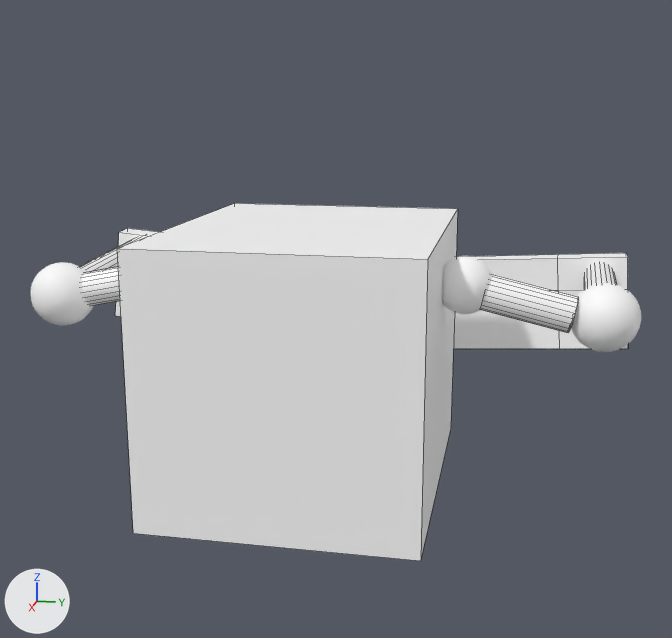
Renders of the FBX model Assets/Character/idle_anim.fbx from each side of a commit.
Before and after are seen from a 50 mm lens placed at (0.0627, 0.0142, 0.0279), pointed at (-0.0037, 0.001, 0.0113). The axes (+X, +Y, +Z) are drawn at lower left. The lights are the same throughout. Mesh edges are drawn as thin lines on the coarser meshes. Where no turn or scale is listed for an object, it has been applied to the vertices.

Objects in the first picture: 'Torso_shape', 'bicep', 'bicep.001', 'elbow', 'elbow.001', 'shoulder.001', 'wrist_shape.001'.
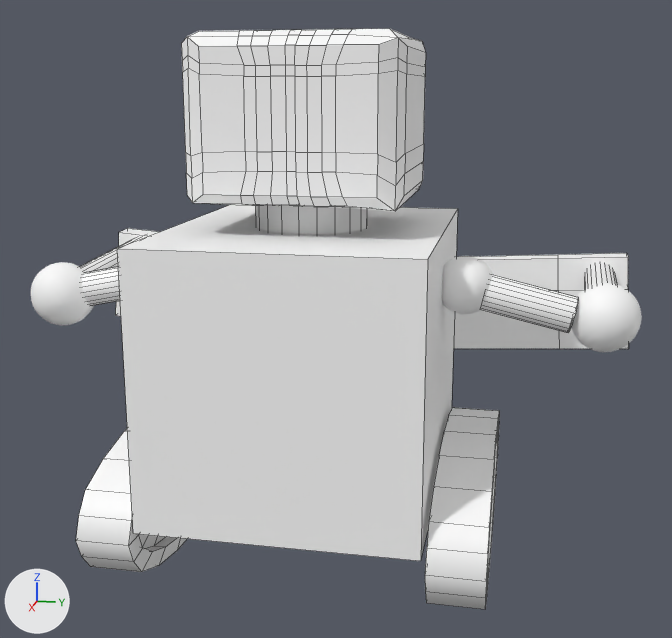
The newer file is also turned or shifted as a whole; pictures and numbers use the older file's frame.

Where the change shows, as pixel boxes [x1, y1, x2, y2] in the pictures (672 x 638 px):
'face_shape', added: after [181, 29, 426, 211]
'left_tyre', added: after [425, 407, 499, 609]
'right_tyre', added: after [76, 429, 187, 572]
'neck_Shape', added: after [256, 205, 367, 234]

The edits, one by one:
Mesh me_mesh_014 is new.
It has 122 vertices, 140 faces and spans x -0.0121..0.0119, y -0.0018..0.0018, z -0.0047..0.0047.
It uses material mat_lambert4 (its picture is missing).
Mesh me_mesh_011 is new.
It is a 20-sided cylinder along z spanning x -0.00386..0.00386, y -0.00386..0.00386, z -0.005..0.005.
It uses material mat_lambert4 (its picture is missing).
Mesh me_mesh_012 is new.
It has 268 vertices, 266 faces and spans x -0.00647..0.00647, y -0.00706..0.00706, z -0.00534..0.00544.
It uses material mat_lambert4 (its picture is missing).
Mesh me_mesh_013 is new.
It has 122 vertices, 140 faces and spans x -0.0119..0.0121, y -0.0018..0.0018, z -0.0047..0.0047.
It uses material mat_lambert4 (its picture is missing).
Object 'left_tyre' (ob_left_tyre) is new; it shows me_mesh_014.
Its location is (0.00001, 0.01134, -0.00031).
Object 'neck_Shape' (ob_neck_shape) is new; it shows me_mesh_011.
Its location is (-0.00001, 0.0, 0.02244).
Object 'face_shape' (ob_face_shape) is new; it shows me_mesh_012.
Its location is (-0.00001, 0.0, 0.02598).
Object 'right_tyre' (ob_right_tyre) is new; it shows me_mesh_013.
Its location is (0.00001, -0.01115, -0.00031).
